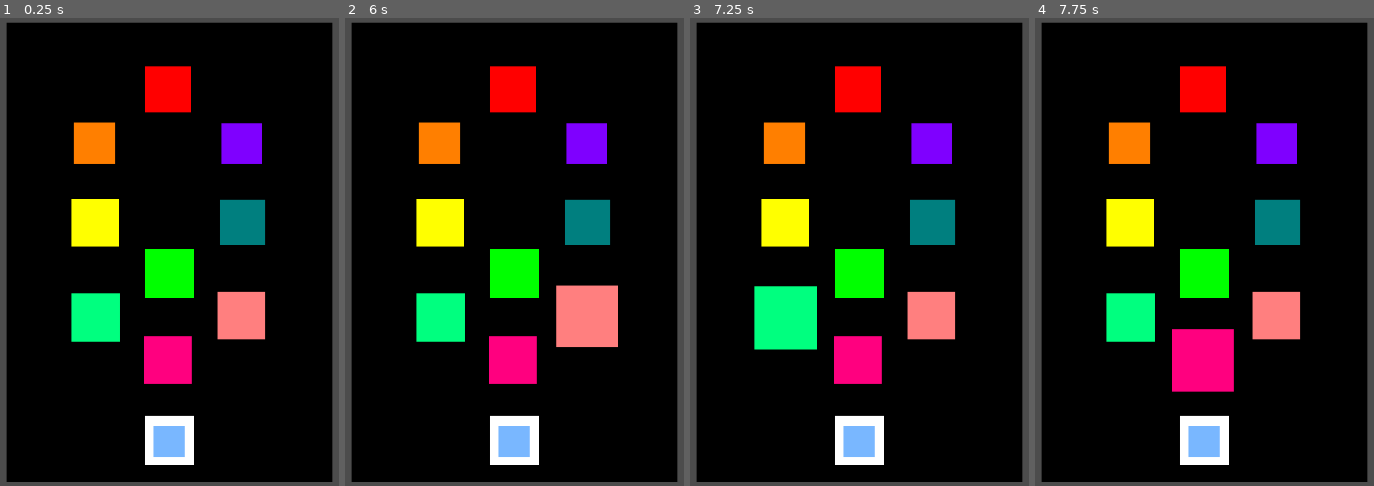
Above: before the commit, frames 1-4 (left to right).
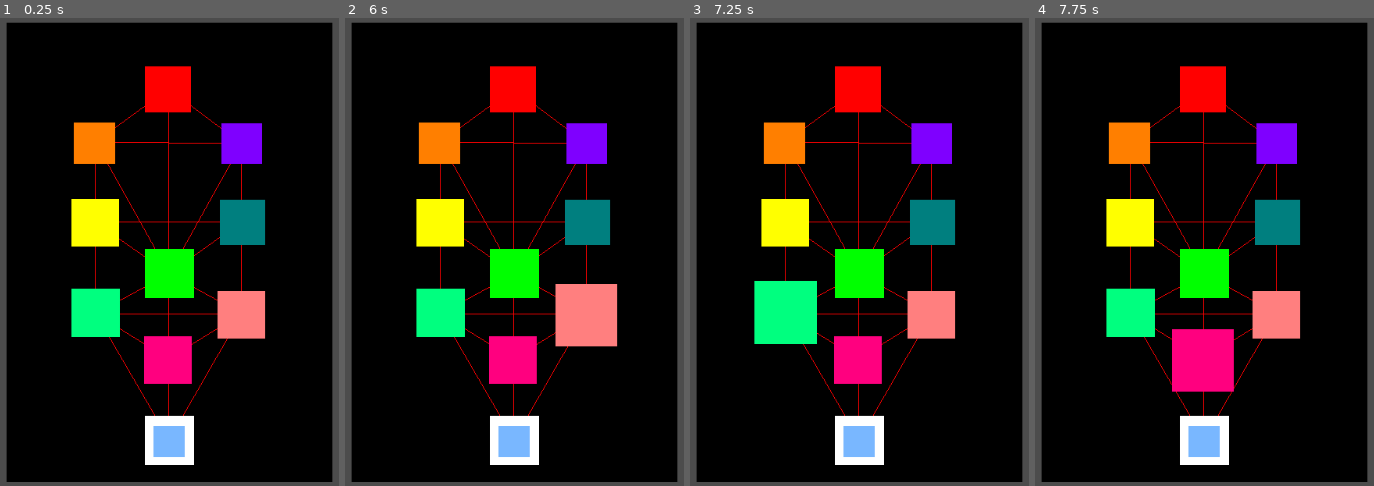
Above: after the commit, the same moments.

Repository: iliys/Sefitaro
Game: Godot game, scene res://Main.tscn
Same seed, same stepped clock (60 frames per second), same inputs: the game is played once before the commit and once after it.
Inputs (mouse positions are in pixels of both pictures, inside the frame that each line leads up to):
- Up to frame 1 (0.25 s): no input
- Up to frame 2 (6 s): tap Enter at 0.5, 2, 3.5 s; move the mouse to (514, 172) at 0.52 s; click (514, 172) at 0.67 s; tap Space at 1.25, 2.75, 4.25 s; move the mouse to (514, 88) at 1.27 s; click (514, 88) at 1.42 s; move the mouse to (585, 144) at 2.02 s; click (585, 144) at 2.17 s; move the mouse to (439, 144) at 2.77 s; click (439, 144) at 2.92 s; move the mouse to (585, 223) at 3.52 s; click (585, 223) at 3.67 s; move the mouse to (439, 223) at 4.27 s; click (439, 223) at 4.42 s; move the mouse to (514, 275) at 5.02 s; click (514, 275) at 5.17 s; move the mouse to (585, 312) at 5.77 s; click (585, 312) at 5.92 s
- Up to frame 3 (7.25 s): move the mouse to (784, 317) at 6.52 s; click (784, 317) at 6.67 s
- Up to frame 4 (7.75 s): move the mouse to (1204, 359) at 7.27 s; click (1204, 359) at 7.42 s

The runs differ from the first frame. In frame 1, 1.6% of the frame differs, in the area x 20-79%, y 18-86%; in frame 2, 1.7%, in the area x 20-81%, y 18-86%; in frame 3, 1.7%; in frame 4, 1.5%.

Commit message:
channel rendering

Diff:
--- /dev/null
+++ b/Channels.gd
@@ -0,0 +1,3 @@
+extends Node2D
+
+get_groups()
--- a/Main.tscn
+++ b/Main.tscn
@@ -33,6 +33,7 @@
 script = ExtResource( 1 )
 
 [node name="Daath" type="Area2D" parent="Sefirot" groups=["node"]]
+visible = false
 position = Vector2( 506, 198 )
 script = ExtResource( 13 )
 
@@ -138,22 +139,22 @@
 color = Color( 0, 1, 0, 1 )
 
 [node name="Netzah" type="Area2D" parent="Sefirot" groups=["node"]]
-position = Vector2( 597, 379 )
+position = Vector2( 600, 379 )
 script = ExtResource( 8 )
 
 [node name="CollisionShape2D" type="CollisionShape2D" parent="Sefirot/Netzah"]
 shape = SubResource( 1 )
 
 [node name="ColorRect" type="ColorRect" parent="Sefirot/Netzah"]
-margin_left = -28.0
-margin_top = -28.0
-margin_right = 33.0
-margin_bottom = 33.0
+margin_left = -31.0
+margin_top = -29.0
+margin_right = 30.0
+margin_bottom = 32.0
 mouse_filter = 2
 color = Color( 1, 0.501961, 0.501961, 1 )
 
 [node name="Hod" type="Area2D" parent="Sefirot" groups=["node"]]
-position = Vector2( 413, 382 )
+position = Vector2( 413, 379 )
 script = ExtResource( 5 )
 
 [node name="CollisionShape2D" type="CollisionShape2D" parent="Sefirot/Hod"]
@@ -161,9 +162,9 @@
 
 [node name="ColorRect" type="ColorRect" parent="Sefirot/Hod"]
 margin_left = -31.0
-margin_top = -29.0
+margin_top = -32.0
 margin_right = 31.0
-margin_bottom = 33.0
+margin_bottom = 30.0
 mouse_filter = 2
 color = Color( 0, 1, 0.501961, 1 )
 
--- a/Scripts/Tree.gd
+++ b/Scripts/Tree.gd
@@ -40,7 +40,11 @@
 	"Malkhut": ["Netzah", "Hod", "Yesod", "Malkhut"]
 }
 
-var arcanePos = {
+var Sefirah_Position = {
+
+}
+
+const ARCANE_POS = {
 	"The Fool": ["Kether", "Hokmah"],
 	"The Magician": ["Kether", "Binah"],
 	"The High Priestess": ["Kether", "Tiferet"],
@@ -64,6 +68,8 @@
 	"Judgement": ["Hod", "Malkhut"],
 	"The World": ["Yesod", "Malkhut"]
 }
+
+
 
 var arcaneActive = {
 	"The Fool": false,
@@ -91,8 +97,8 @@
 	}
 
 func _ready():
-	pass
-	#print(sefirahPosition)
+	get_Sefirah_Position()
+	print(Sefirah_Position)
 
 func _process(delta):
 	pass
@@ -121,34 +127,24 @@
 	#print(sefirahCurrent)
 	arcaneGet(sefirahLast, sefirahCurrent)
 
+func get_Sefirah_Position():
+	for sefirah in get_children():
+		Sefirah_Position[sefirah.get_name()] = sefirah.position
+
 func playerMove(pos):
-	match pos:
-		"Daath":
-			playerPos = $Daath
-		"Kether":
-			playerPos = $Kether
-		"Hokmah":
-			playerPos = $Hokmah
-		"Binah":
-			playerPos = $Binah
-		"Hesed":
-			playerPos = $Hesed
-		"Gevurah":
-			playerPos = $Gevurah
-		"Tiferet":
-			playerPos = $Tiferet
-		"Netzah":
-			playerPos = $Netzah
-		"Hod":
-			playerPos = $Hod
-		"Yesod":
-			playerPos = $Yesod
-		"Malkhut":
-			playerPos = $Malkhut
-	player.position = playerPos.position
+	player.position = Sefirah_Position.get(pos)
+	playerPos = pos
 
 func arcaneGet(sefirahLast, sefirahCurrent):
-	for card in arcanePos:
-		if arcanePos[card].has(sefirahLast) && arcanePos[card].has(sefirahCurrent):
+	for card in ARCANE_POS:
+		if ARCANE_POS[card].has(sefirahLast) && ARCANE_POS[card].has(sefirahCurrent):
 			arcaneActive[card] = true
 			#print(card)
+
+func _draw():
+	draw_Channels()
+
+func draw_Channels():
+	for channel in ARCANE_POS:
+		draw_line(Sefirah_Position[ARCANE_POS.get(channel)[0]], Sefirah_Position[ARCANE_POS.get(channel)[1]], Color.red)
+		#print(ARCANE_POS.get(channel)[0])
